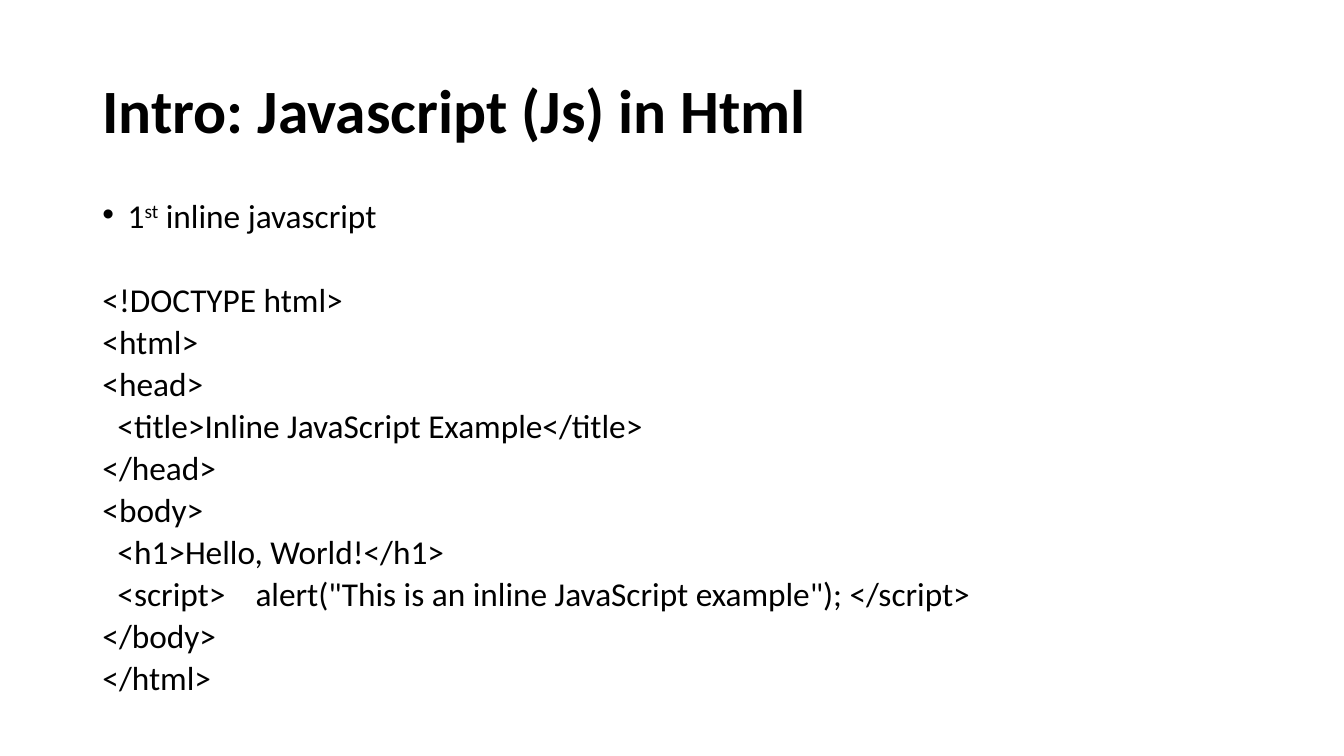
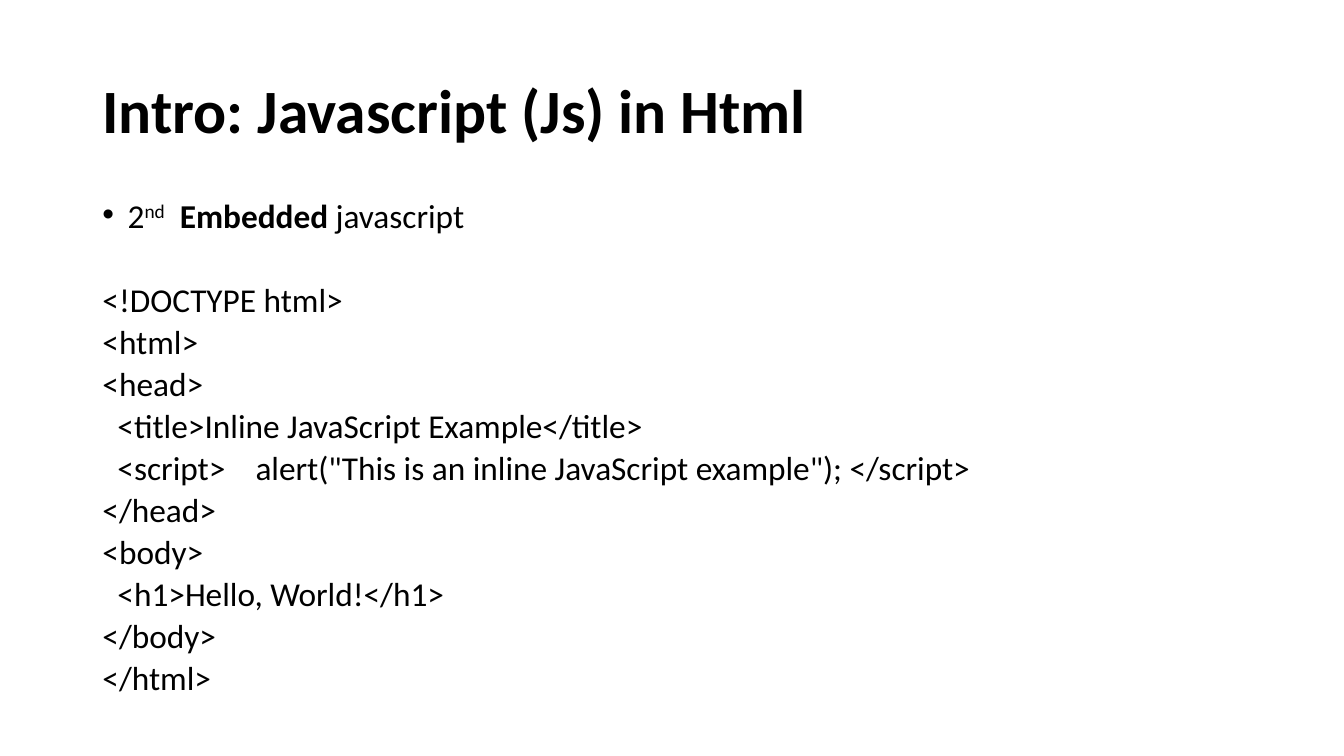
Before and after one commit to SethLK/JavaScript-Wizard-Course-for-Beginners, a slide deck: slide 14 of JavaScript Master Course for Beginners.pptx. Drawn at 1344x756 pixels with LibreOffice and Linux fonts; fonts in the diff are those of the drawing. Boxes give left, top, right and bottom in pixels: in the first picture for what was removed or moved away, otherwise in the second. Text is boxed around its words. In the diff, an @@ line names an element or a change of style, - is before the commit and + after.

Commit message:
Add Js in html

```diff
--- a/JavaScript Master Course for Beginners.pptx
+++ b/JavaScript Master Course for Beginners.pptx
@@ text at (180,204,465,234): text changed @@
-• 1st inline javascript
+• 2nd Embedded javascript
@@ text at (117,456,970,486): paragraph added @@
+<script> alert("This is an inline JavaScript example"); </script>
@@ text at (117,582,970,612): paragraph removed @@
-<script> alert("This is an inline JavaScript example"); </script>
```
Also in this commit, not shown: 5 other slides changed, 5 slides added, 2 other files.
